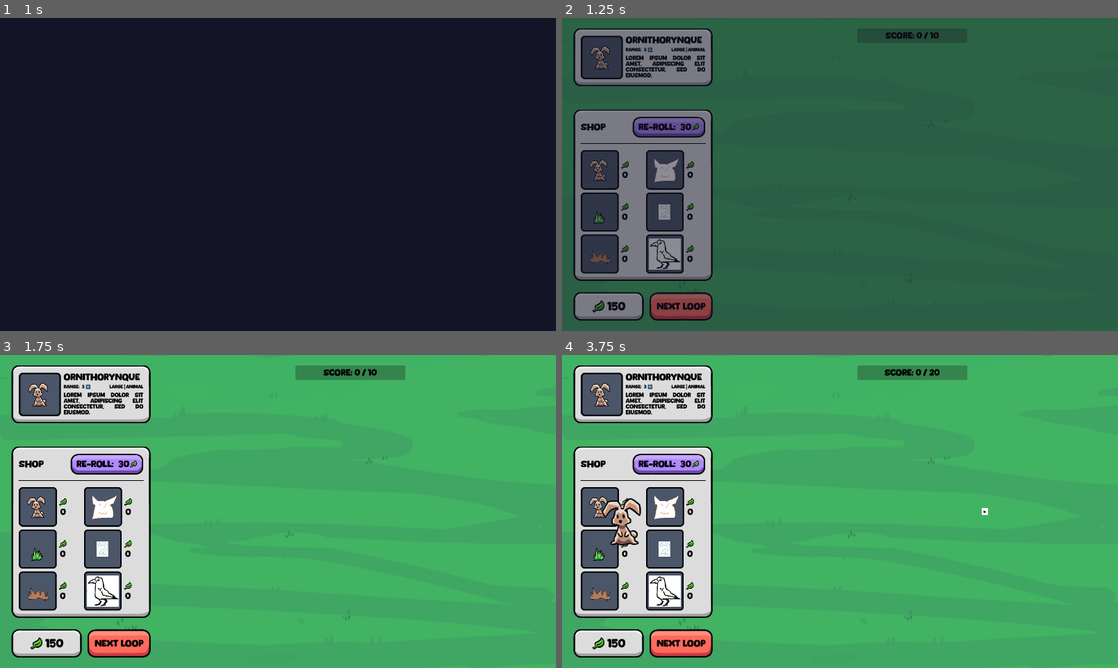
Above: before the commit, frames 1-4 (two rows, left to right).
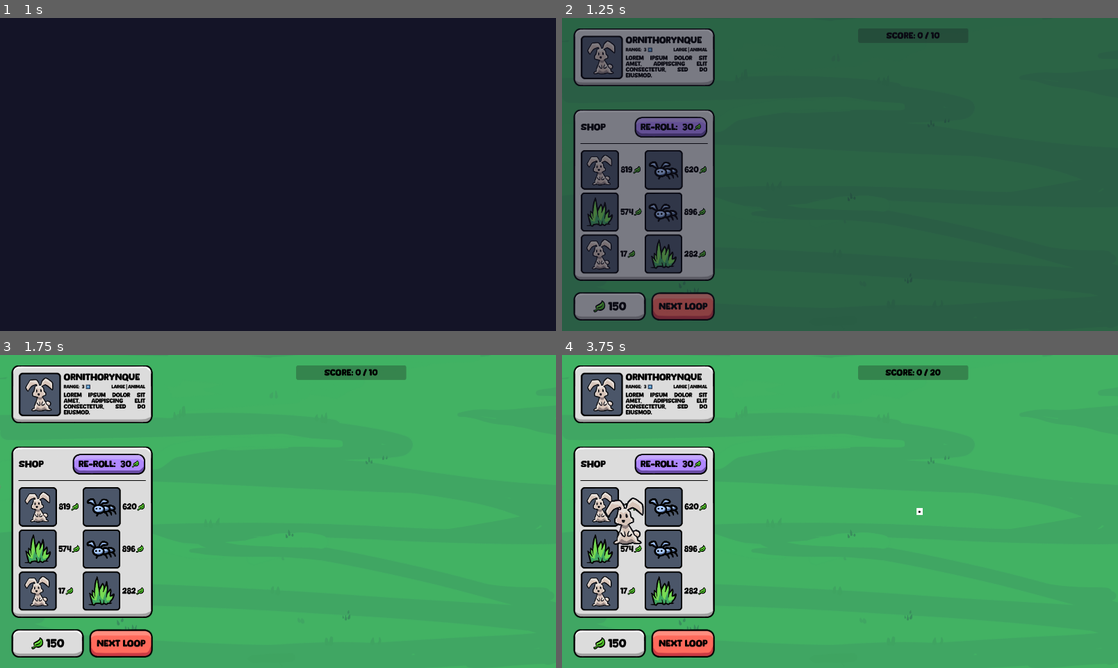
Above: after the commit, the same moments.

Repository: elliotfontaine/gmtk-2025-submission
Game: Godot game, scene res://scenes/main_menu.tscn
Two runs of this game, one before a commit and one after it. Both use one fixed random seed, a clock stepped at 60 frames per second and the inputs below. The engine's default icon, where the game draws it, is replaced by a stand-in: a white triangle on a blue panel in a dark square.
Inputs (mouse positions are in pixels of both pictures, inside the frame that each line leads up to):
- Up to frame 1 (1 s): click "play." at 0.5 s
- Up to frame 2 (1.25 s): no input
- Up to frame 3 (1.75 s): click "Next Loop" at 1.25 s
- Up to frame 4 (3.75 s): click "Next Loop" at 2 s; click "RE-ROLL: 30" at 2.75 s; click (612, 508) at 3.52 s

Frame 1 is identical in both runs. In frame 2, 4.3% of the frame differs, in the area x 4-68%, y 3-97%; in frame 3, 4.8%; in frame 4, 5.3%, in the area x 4-77%, y 3-97%.

Commit message:
textures and adjustments to shop visuals (#33)
* textures + small shop panel refactor

* adjusted camera offset

* adjusted shop items to fit horizontal price text

* Update shop_item.tscn

* looks perfect to me

earlier adjustments to the box allowed for increasing the center margin and the font size again

Diff:
--- a/resources/species/ant.tres
+++ b/resources/species/ant.tres
@@ -1,7 +1,7 @@
 [gd_resource type="Resource" script_class="SpeciesResource" load_steps=3 format=3 uid="uid://d0hhti0mdarbe"]
 
 [ext_resource type="Script" uid="uid://mow41h46xu2s" path="res://resources/_base_classes/species_resource.gd" id="1_icjov"]
-[ext_resource type="Texture2D" uid="uid://bps01wgl8tq26" path="res://assets/godot.svg" id="2_27f8m"]
+[ext_resource type="Texture2D" uid="uid://bjlx7d8rrr006" path="res://assets/sprites/creatures/ant.png" id="2_27f8m"]
 
 [resource]
 script = ExtResource("1_icjov")
--- a/scenes/ui/shop_item.tscn
+++ b/scenes/ui/shop_item.tscn
@@ -38,10 +38,17 @@
 expand_mode = 3
 stretch_mode = 6
 
-[node name="VBoxContainer" type="VBoxContainer" parent="HBoxContainer"]
+[node name="VBoxContainer" type="HBoxContainer" parent="HBoxContainer"]
 layout_mode = 2
-theme_override_constants/separation = 5
-alignment = 1
+theme_override_constants/separation = 0
+
+[node name="Price" type="Label" parent="HBoxContainer/VBoxContainer"]
+unique_name_in_owner = true
+layout_mode = 2
+size_flags_horizontal = 4
+theme_override_font_sizes/font_size = 28
+text = "101"
+horizontal_alignment = 1
 
 [node name="CurrencyTexture" type="TextureRect" parent="HBoxContainer/VBoxContainer"]
 custom_minimum_size = Vector2(30, 30)
@@ -50,14 +57,6 @@
 expand_mode = 1
 stretch_mode = 5
 
-[node name="Price" type="Label" parent="HBoxContainer/VBoxContainer"]
-unique_name_in_owner = true
-layout_mode = 2
-size_flags_horizontal = 4
-theme_override_font_sizes/font_size = 30
-text = "101"
-horizontal_alignment = 1
-
 [node name="TextureButton" type="TextureButton" parent="."]
 unique_name_in_owner = true
 layout_mode = 2
--- a/scenes/ui/shop_panel.gd
+++ b/scenes/ui/shop_panel.gd
@@ -5,7 +5,7 @@
 ## Creative for the shop means you can add any registered creature for free
 @export var creative: bool = true
 ## Should the creature count stop at the 6 first instead of all registered
-@export var stop_at_six: bool = true
+@export var stop_at_six: bool = false
 
 @onready var grid_container := %GridContainer
 @onready var sfx_click: AudioStreamPlayer = %SFX_Click
@@ -14,8 +14,10 @@
 
 func _ready() -> void:
 	clear_items()
-	if creative:
-		populate_creative_shop()
+	#if creative:
+		#populate_creative_shop()
+	for id in [Constants.SPECIES.BUNNY,Constants.SPECIES.ANT,Constants.SPECIES.GRASS,Constants.SPECIES.ANT,Constants.SPECIES.BUNNY,Constants.SPECIES.GRASS]:
+		create_new_shop_item(id)
 
 func _on_item_hovered(item) -> void:
 	# TODO: show "- Price" after currency count
@@ -49,11 +51,14 @@
 			break
 		if id == Constants.SPECIES.NONE:
 			continue
-		var species: SpeciesResource = Constants.get_species_by_id(id)
-		var new_item: Control = ITEM_SCENE.instantiate()
-		new_item.species = species
-		new_item.price = 0
-		add_shop_item(new_item)
-		new_item.mouse_entered.connect(_on_item_hovered.bind(new_item))
-		new_item.mouse_exited.connect(_on_item_exited.bind(new_item))
-		new_item.pressed.connect(_on_item_pressed.bind(new_item))
+		create_new_shop_item(id)
+
+func create_new_shop_item(id:int) -> void:
+	var species: SpeciesResource = Constants.get_species_by_id(id)
+	var new_item: Control = ITEM_SCENE.instantiate()
+	new_item.species = species
+	new_item.price = randi_range(10,999)
+	add_shop_item(new_item)
+	new_item.mouse_entered.connect(_on_item_hovered.bind(new_item))
+	new_item.mouse_exited.connect(_on_item_exited.bind(new_item))
+	new_item.pressed.connect(_on_item_pressed.bind(new_item))
--- a/scenes/ui/shop_panel.tscn
+++ b/scenes/ui/shop_panel.tscn
@@ -60,6 +60,7 @@
 layout_mode = 2
 size_flags_horizontal = 3
 size_flags_vertical = 3
+theme_override_constants/h_separation = 8
 theme_override_constants/v_separation = 10
 columns = 2
 
@@ -83,7 +84,7 @@
 [node name="ShopItem5" parent="VBoxContainer/ScrollContainer/GridContainer" instance=ExtResource("1_wxg4i")]
 layout_mode = 2
 species = ExtResource("8_udh10")
-price = 1077
+price = 107
 
 [node name="ShopItem6" parent="VBoxContainer/ScrollContainer/GridContainer" instance=ExtResource("1_wxg4i")]
 layout_mode = 2
--- a/scenes/world.tscn
+++ b/scenes/world.tscn
@@ -18,7 +18,7 @@
 
 [node name="Camera2D" type="Camera2D" parent="."]
 unique_name_in_owner = true
-offset = Vector2(-500, 0)
+offset = Vector2(-275, 0)
 
 [node name="BgLayer" type="CanvasLayer" parent="."]
 layer = -10
Binary file changed: assets/sprites/creatures/ant.png
Binary file changed: assets/sprites/creatures/bunny.png
Binary file changed: assets/sprites/creatures/grass.png
